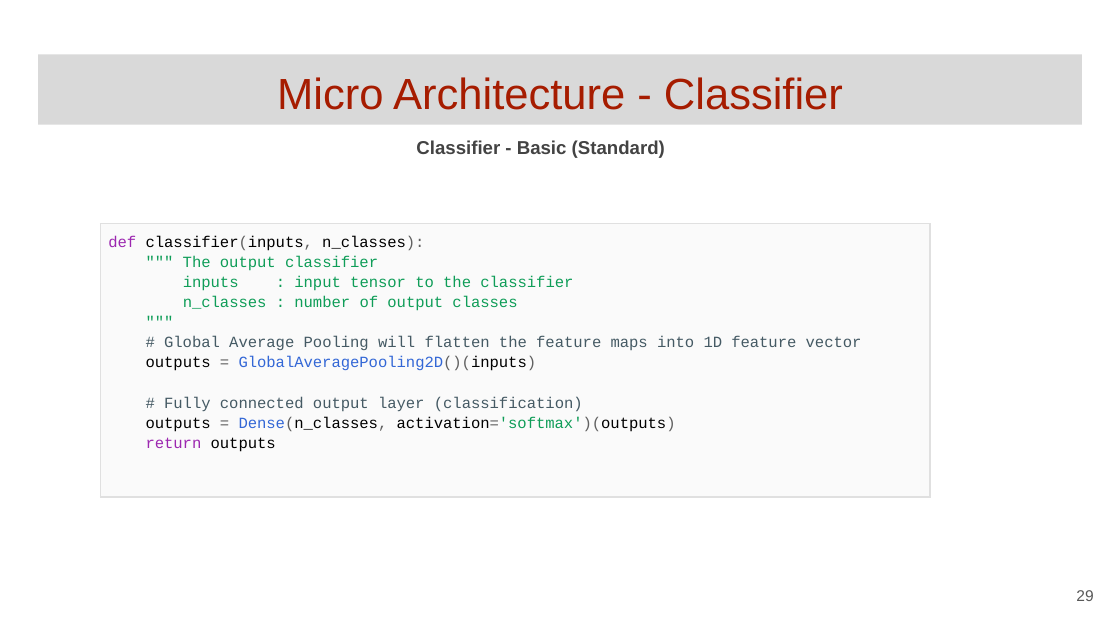
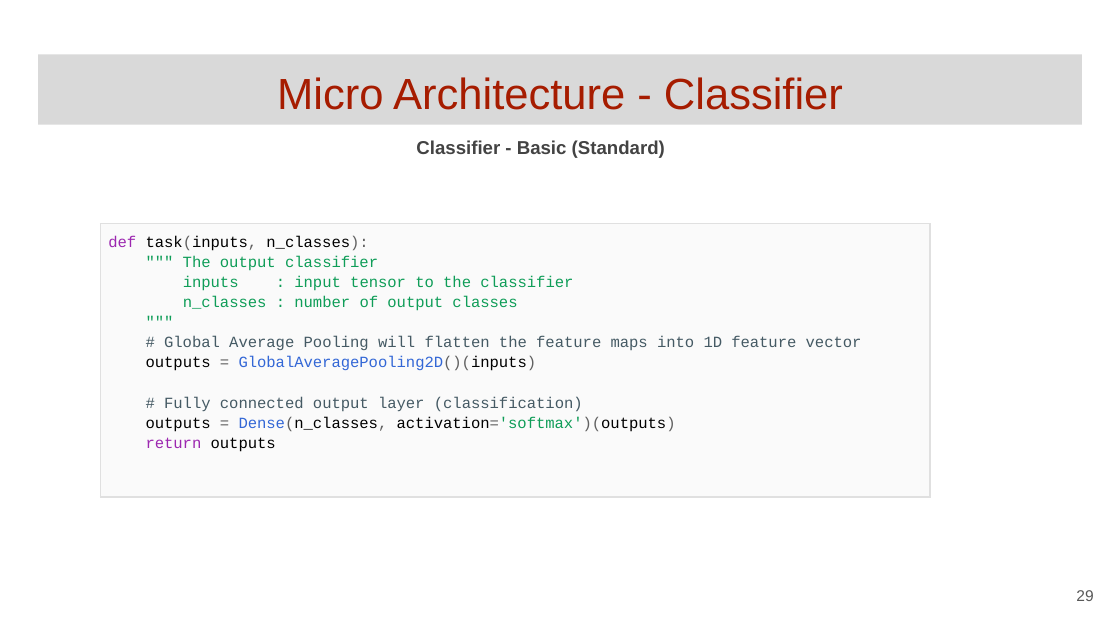
Before and after one commit to GoogleCloudPlatform/keras-idiomatic-programmer, a slide deck: slide 29 of books/deep-learning-design-patterns/Workshops/Junior/Deep Learning Design Patterns - Workshop - Chapter 1.pptx. Drawn at 1120x630 pixels with LibreOffice and Linux fonts; fonts in the diff are those of the drawing. Boxes give left, top, right and bottom in pixels: in the first picture for what was removed or moved away, otherwise in the second. Text is boxed around its words. In the diff, an @@ line names an element or a change of style, - is before the commit and + after.

```diff
--- a/books/deep-learning-design-patterns/Workshops/Junior/Deep Learning Design Patterns - Workshop - Chapter 1.pptx
+++ b/books/deep-learning-design-patterns/Workshops/Junior/Deep Learning Design Patterns - Workshop - Chapter 1.pptx
@@ table at <box>101,224,931,591</box> @@
@@ row 1, column 1: "def classifier(inputs, n_classes): / """ The output classifier / inputs : input tensor to the classifier / n_classes : number of output classes / """ / # Global Average Pooling will flatten the feature maps into 1D feature vector / outputs = GlobalAveragePooling2D()(inputs) / # Fully connected output layer (classification) / outputs = Dense(n_classes, activation='softmax')(outputs) / return outputs" to "def task(inputs, n_classes): / """ The output classifier / inputs : input tensor to the classifier / n_classes : number of output classes / """ / # Global Average Pooling will flatten the feature maps into 1D feature vector / outputs = GlobalAveragePooling2D()(inputs) / # Fully connected output layer (classification) / outputs = Dense(n_classes, activation='softmax')(outputs) / return outputs" @@
```
Also in this commit, not shown: 9 other slides changed.
